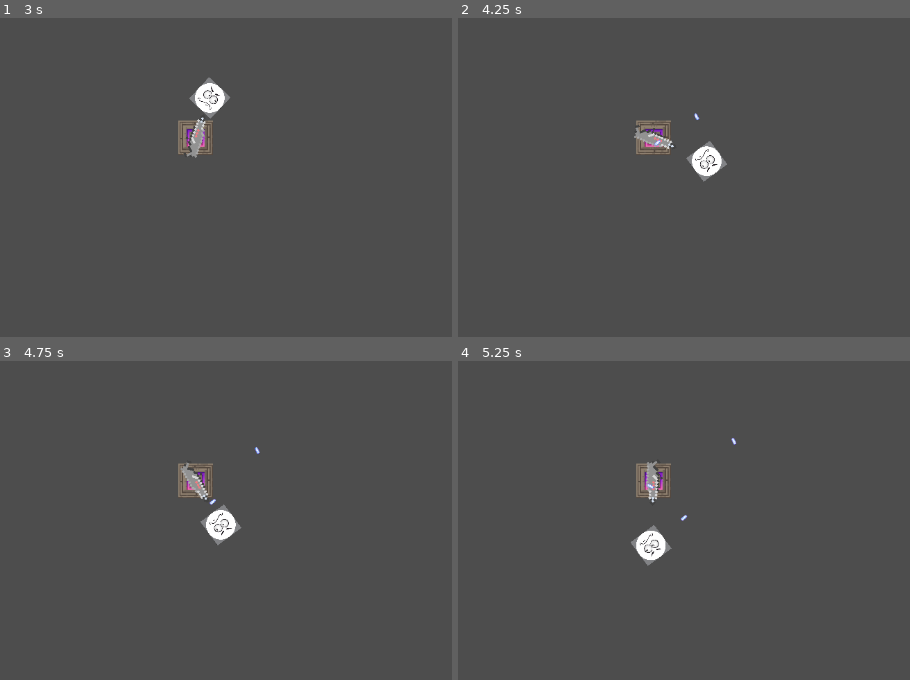
Above: before the commit, frames 1-4 (two rows, left to right).
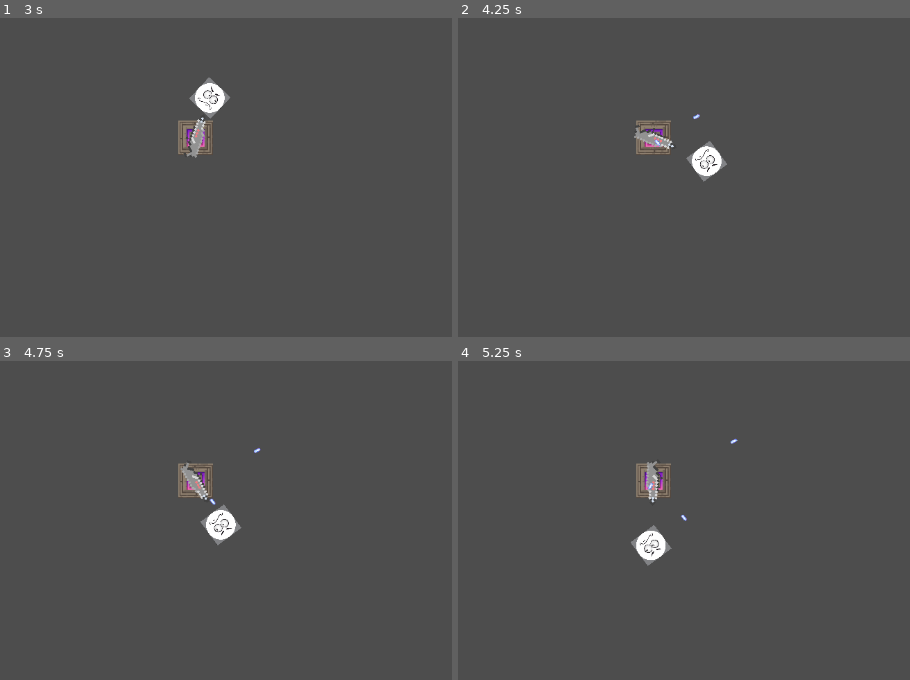
Above: after the commit, the same moments.

Repository: TheEmersonian/tower-tower-defense
Game: Godot game, scene res://scenes/maps/starting_map.tscn
Two runs of this game, one before a commit and one after it. Both use one fixed random seed, a clock stepped at 60 frames per second and the inputs below.
Inputs:
- Up to frame 1 (3 s): no input
- Up to frame 2 (4.25 s): no input
- Up to frame 3 (4.75 s): no input
- Up to frame 4 (5.25 s): no input

Frame 1 is identical in both runs. In frame 2, less than 0.1% of the frame differs, in the area x 43-54%, y 29-41%; in frame 3, less than 0.1%; in frame 4, less than 0.1%, in the area x 41-62%, y 24-51%.

Commit message:
Enemies take damage and die

Diff:
--- a/scenes/projectiles/bullet.tscn
+++ b/scenes/projectiles/bullet.tscn
@@ -12,9 +12,11 @@
 script = ExtResource("1_48g2p")
 
 [node name="CollisionShape2D" type="CollisionShape2D" parent="."]
+rotation = 1.5707964
 shape = SubResource("CapsuleShape2D_48g2p")
 
 [node name="BulletSprite" type="Sprite2D" parent="."]
+rotation = 1.5707964
 scale = Vector2(0.01, 0.01)
 texture = ExtResource("1_yvfy2")
 
--- a/scripts/classes/basic_tower.gd
+++ b/scripts/classes/basic_tower.gd
@@ -6,6 +6,8 @@
 
 var bullet_scene := preload("res://scenes/projectiles/bullet.tscn")
 var projectiles_container: Node2D
+
+var DAMAGE := 25.0
 
 func set_stats():
 	base_sprite = basic_tower_base
@@ -32,9 +34,10 @@
 		tower_turret.rotation_degrees += turret_rotation_degrees
 
 func attack():
-	var bullet: Area2D = bullet_scene.instantiate()
+	var bullet: Projectile = bullet_scene.instantiate()
 	bullet.global_position = global_position
 	bullet.rotation_degrees = tower_turret.rotation_degrees - 100
+	bullet.setup(DAMAGE, 1)
 	projectiles_container.add_child(bullet)
 
 
--- a/scripts/classes/enemy.gd
+++ b/scripts/classes/enemy.gd
@@ -22,3 +22,10 @@
 
 func set_path_follow(new_path_follow: PathFollow2D):
 	pathfollow = new_path_follow
+
+func take_damage(damage: float):
+	var health_before := health
+	health -= damage
+	print("Enemy HP: ", health_before, "/", max_health, "->",health,"/",max_health)
+	if health <= 0:
+		queue_free()
--- a/scripts/projectiles/bullet.gd
+++ b/scripts/projectiles/bullet.gd
@@ -1,10 +1,17 @@
+class_name Projectile
 extends Area2D
 
+var damage: float
+var pierce: int
+var hit_enemies: Array[Enemy]
 
 # Called when the node enters the scene tree for the first time.
 func _ready() -> void:
 	pass # Replace with function body.
 
+func setup(_damage: float, _pierce: int):
+	damage = _damage
+	pierce = _pierce
 
 # Called every frame. 'delta' is the elapsed time since the previous frame.
 func _process(delta: float) -> void:
@@ -13,5 +20,10 @@
 
 
 func _on_area_entered(area: Area2D) -> void:
-	print("hit")
-	queue_free()
+	if area.has_method("take_damage"):
+		if hit_enemies.has(area): return
+		area.take_damage(damage)
+		hit_enemies.append(area)
+		pierce -= 1
+		if pierce <= 0:
+			queue_free()
